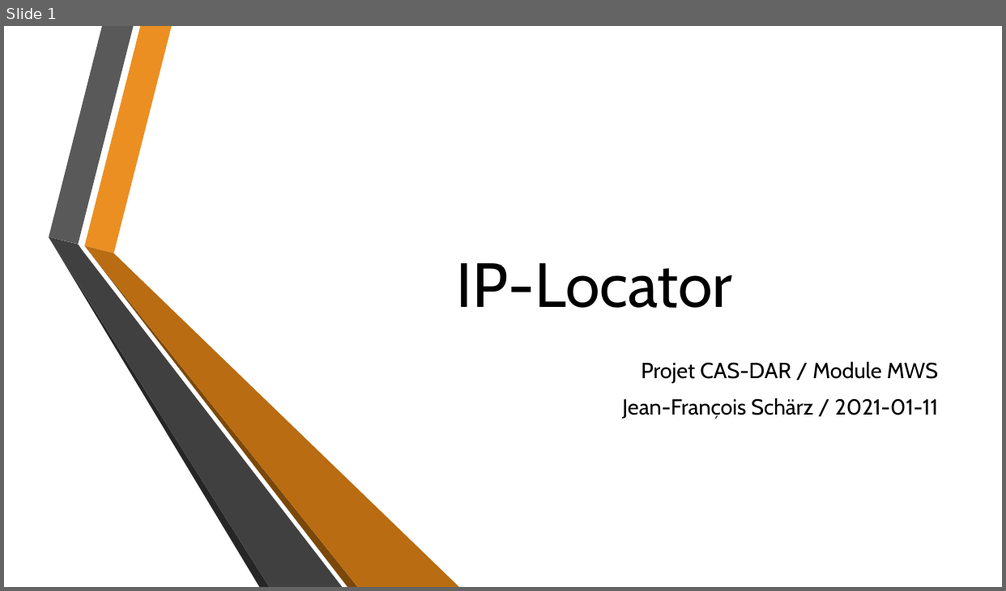
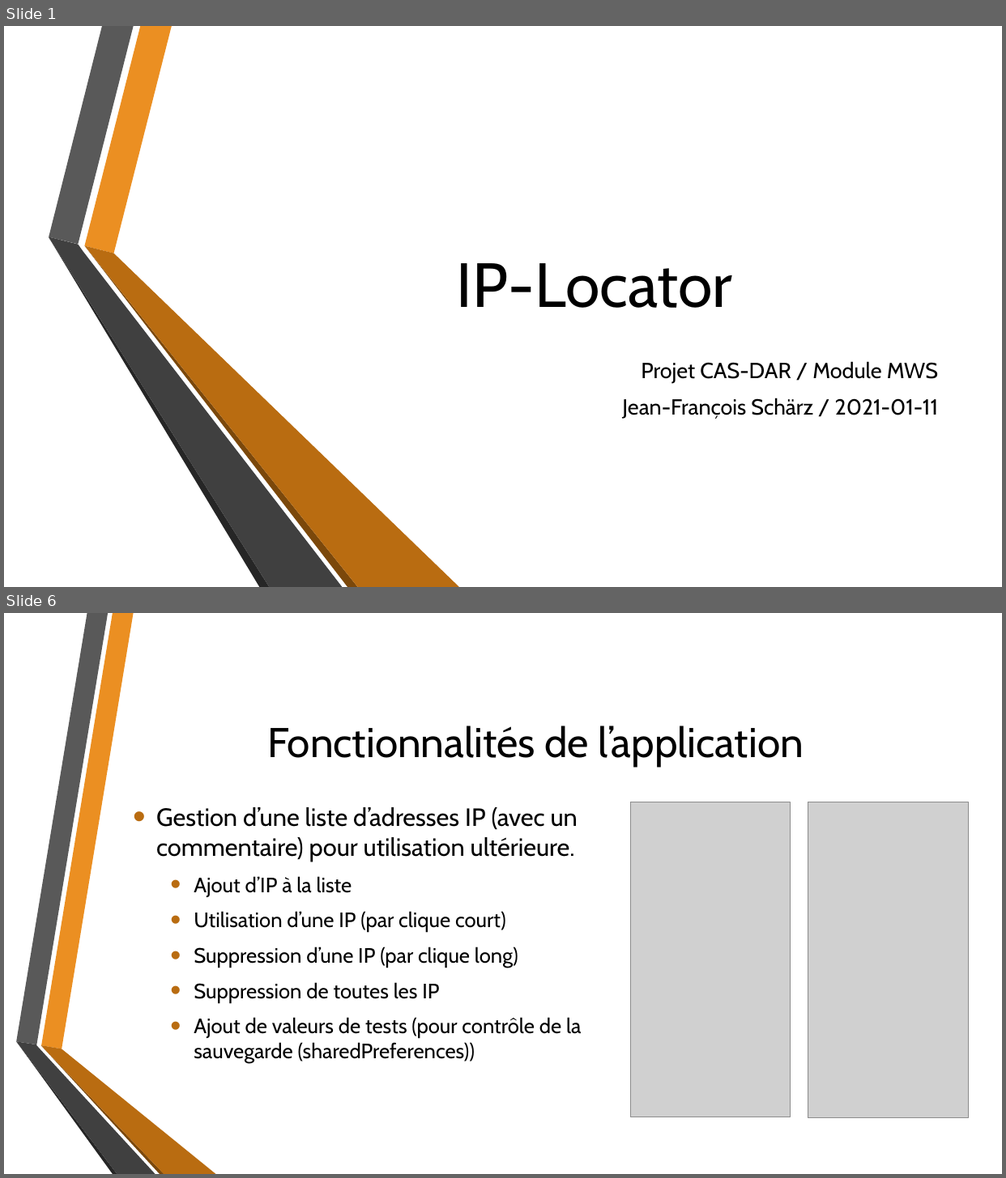
Before and after one commit to jefschaerz/CAS-DAR_MWS-IPGeolocation, a slide deck: 0_Présentation - IP-Locator.pptx. Shown one above the other, each under a label of ours: slide 1 before the commit, slides 1 and 6 after it; the slides between them are not shown. The pictures are 1006x591 and 1006x1178 pixels, drawn with LibreOffice and Linux fonts; fonts in the diff are those of the drawing; grey boxes stand for pictures; background and template pictures are left out. Boxes give left, top, right and bottom in pixels: in the first picture for what was removed or moved away, otherwise in the second. Text is boxed around its words. In the diff, an @@ line names an element or a change of style, - is before the commit and + after.

```diff
--- a/0_Présentation - IP-Locator.pptx
+++ b/0_Présentation - IP-Locator.pptx
@@ slide 6 added at (x1=4, y1=613, x2=1002, y2=1174), background picture (left out) @@
@@ title added at (x1=267, y1=726, x2=803, y2=766), 40 pt, text #000000 @@
+Fonctionnalités de l’application
@@ picture added at (x1=631, y1=802, x2=790, y2=1117) @@
@@ picture added at (x1=808, y1=802, x2=968, y2=1118) @@
@@ text added at (x1=156, y1=807, x2=581, y2=1063), 20 pt, text #000000 @@
+• Gestion d’une liste d’adresses IP (avec un commentaire) pour utilisation ultérieure.
+  • Ajout d’IP à la liste
+  • Utilisation d’une IP (par clique court)
+  • Suppression d’une IP (par clique long)
+  • Suppression de toutes les IP
+  • Ajout de valeurs de tests (pour contrôle de la
+    sauvegarde (sharedPreferences))
@@ group added at (x1=16, y1=613, x2=216, y2=1174): 6 freeform shapes @@
```
Also in this commit, not shown: 7 slides changed, 1 slide removed, 5 other files.
